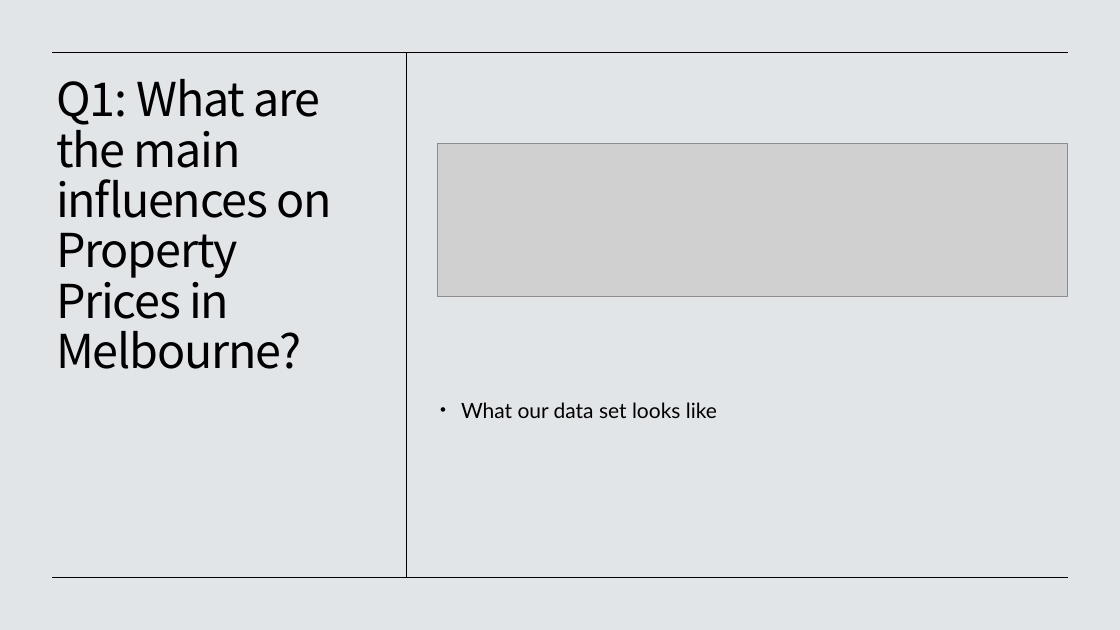
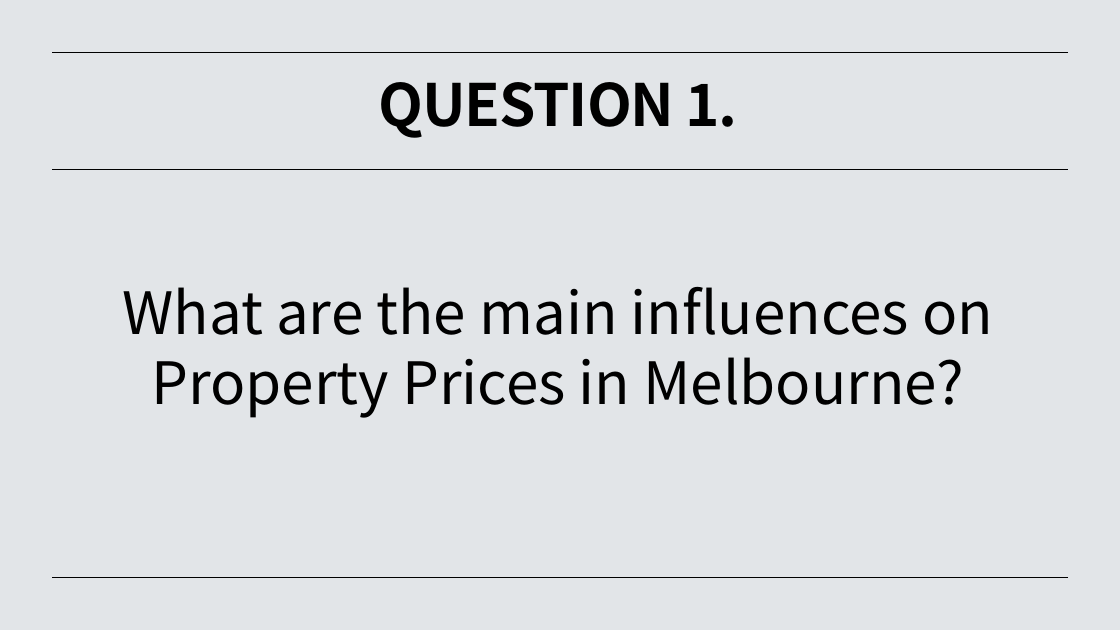
Before and after one commit to Kopixx/Project-1, a slide deck: slide 4 of Project 1 Presentation Slides.pptx (slide 6 before the commit). Drawn at 1120x630 pixels with LibreOffice and Linux fonts; fonts in the diff are those of the drawing; grey boxes stand for pictures. Boxes give left, top, right and bottom in pixels: in the first picture for what was removed or moved away, otherwise in the second. Text is boxed around its words. In the diff, an @@ line names an element or a change of style, - is before the commit and + after.

```diff
--- a/Project 1 Presentation Slides.pptx
+++ b/Project 1 Presentation Slides.pptx
@@ line removed from (406, 52) to (406, 578) @@
@@ title added at (379, 82, 738, 138), 50 pt, text #000000, bold @@
+QUESTION 1.
@@ picture removed at (437, 144, 1068, 297) @@
@@ line added from (52, 170) to (1068, 170), #000000 0.5 pt @@
@@ text at (122, 287, 993, 418): text changed; size 40 to 50 pt @@
-Q1: What are the main influences on Property Prices in Melbourne?
+What are the main influences on Property Prices in Melbourne?
@@ text removed at (461, 402, 717, 418) @@
-• What our data set looks like
```
Also in this commit, not shown: 2 other slides changed, 8 slides added, 11 slides removed.
